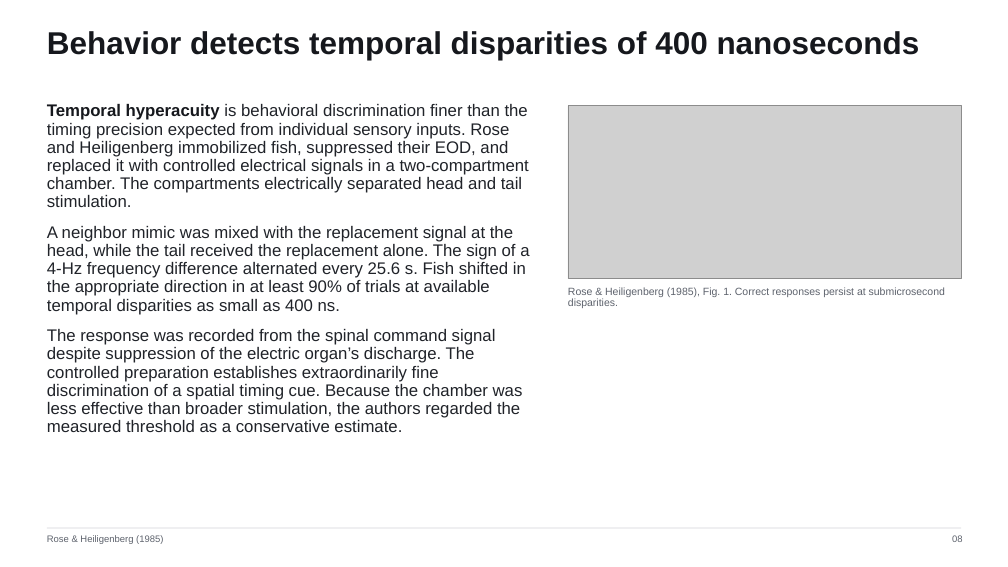
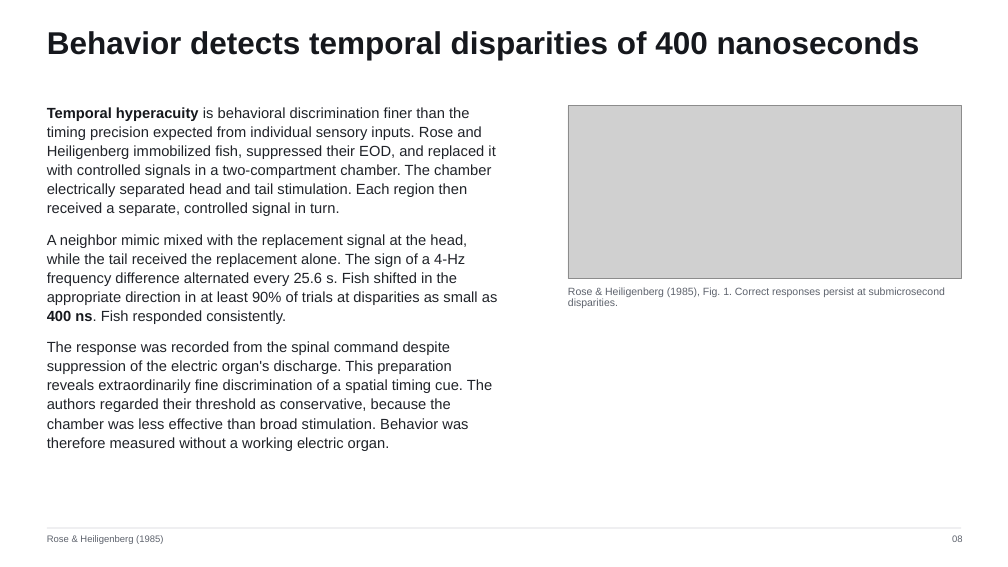
Before and after one commit to jordanxxlopez/NEUROETHOLOGY, a slide deck: slide 10 of scaffolded/Neuroethology_Lecture22_FA2026_SCAFFOLDED.pptx. Drawn at 1008x567 pixels with LibreOffice and Linux fonts; fonts in the diff are those of the drawing; grey boxes stand for pictures. Boxes give left, top, right and bottom in pixels: in the first picture for what was removed or moved away, otherwise in the second. Text is boxed around its words. In the diff, an @@ line names an element or a change of style, - is before the commit and + after.

```diff
--- a/scaffolded/Neuroethology_Lecture22_FA2026_SCAFFOLDED.pptx
+++ b/scaffolded/Neuroethology_Lecture22_FA2026_SCAFFOLDED.pptx
@@ text at (x1=47, y1=107, x2=498, y2=451): text changed; size 16 to 14 pt @@
-Temporal hyperacuity is behavioral discrimination finer than the timing precision expected from individual sensory inputs. Rose and Heiligenberg immobilized fish, suppressed their EOD, and replaced it with controlled electrical signals in a two-compartment chamber. The compartments electrically separated head and tail stimulation.
-A neighbor mimic was mixed with the replacement signal at the head, while the tail received the replacement alone. The sign of a 4-Hz frequency difference alternated every 25.6 s. Fish shifted in the appropriate direction in at least 90% of trials at available temporal disparities as small as 400 ns.
-The response was recorded from the spinal command signal despite suppression of the electric organ’s discharge. The controlled preparation establishes extraordinarily fine discrimination of a spatial timing cue. Because the chamber was less effective than broader stimulation, the authors regarded the measured threshold as a conservative estimate.
+Temporal hyperacuity is behavioral discrimination finer than the timing precision expected from individual sensory inputs. Rose and Heiligenberg immobilized fish, suppressed their EOD, and replaced it with controlled signals in a two-compartment chamber. The chamber electrically separated head and tail stimulation. Each region then received a separate, controlled signal in turn.
+A neighbor mimic mixed with the replacement signal at the head, while the tail received the replacement alone. The sign of a 4-Hz frequency difference alternated every 25.6 s. Fish shifted in the appropriate direction in at least 90% of trials at disparities as small as 400 ns. Fish responded consistently.
+The response was recorded from the spinal command despite suppression of the electric organ's discharge. This preparation reveals extraordinarily fine discrimination of a spatial timing cue. The authors regarded their threshold as conservative, because the chamber was less effective than broad stimulation. Behavior was therefore measured without a working electric organ.
```
Also in this commit, not shown: 53 other slides changed, 5 slides added, 5 slides removed, 3 other files.
